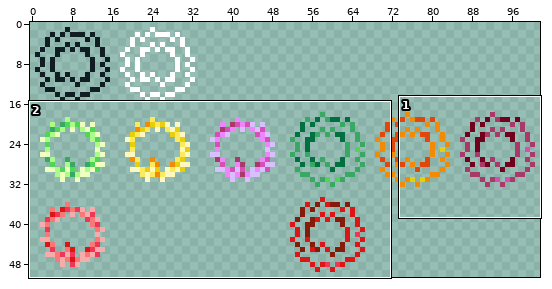
Sprite sheet -- Resources/Textures/Wreath.png. Above: a wide view before the commit, with the close-up outlined.
Close-up. First the earlier version:
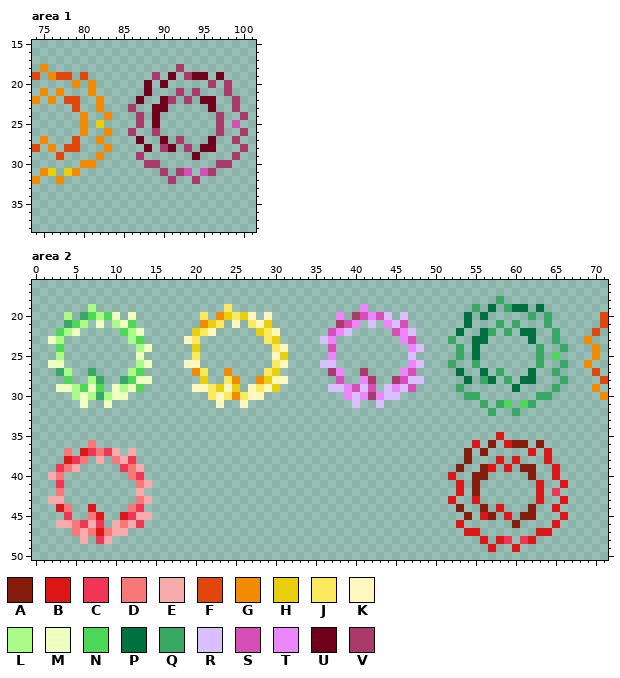
The file is 204x102 pixels, drawn in blocks of 2x2; one block is one cell here. Shown: area 1: x 74..101, y 15..38; area 2: x 0..71, y 16..50.
Palette (. is transparent): A #841b0b  B #dc1616  C #f13554  D #f87777  E #f5acab  F #e1470b  G #f38a03  H #e9ce0b  J #fbea5e  K #fff8be  L #aafc86  M #efffbf  N #4ed757  P #017041  Q #39a865  R #dabfff  S #d74eb7  T #ec86fc  U #70011d  V #a83969
After the commit:
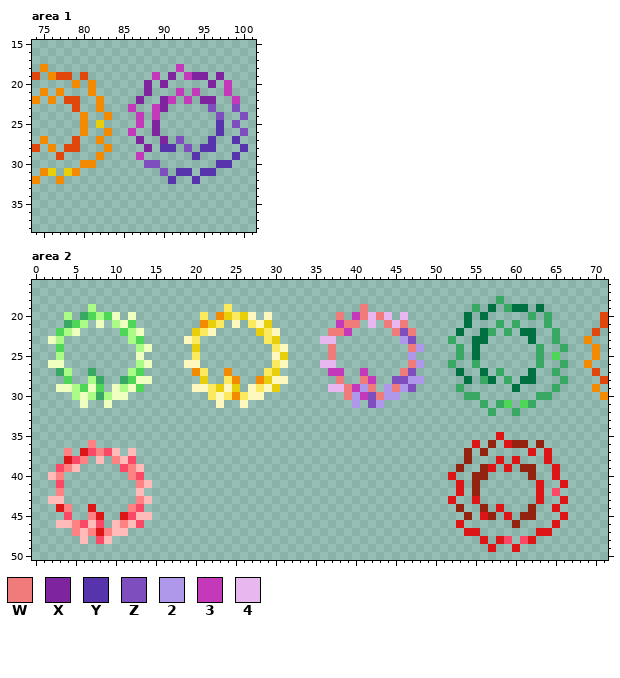
Colours new in this view: W #f07b7b  X #7e249e  Y #5734ac  Z #7e4ebf  2 #af97e9  3 #c439b9  4 #e9b7ef
Changes in this commit:
{"colour":"A","old":"#841b0b","new":"#932211"}
{"colour":"C","old":"#f13554","new":"#f94966"}
{"colour":"D","old":"#f87777","new":"#ff8282"}
{"colour":"E","old":"#f5acab","new":"#ffbbba"}
{"where": "area 1"}
{"y":18,"x":92,"old":"V","new":"3"}
{"y":19,"x":89,"old":"V","new":"3"}
{"y":19,"x":91,"old":"U","new":"X"}
{"y":19,"x":93,"old":"VUU","new":"3XX"}
{"y":19,"x":97,"old":"U","new":"X"}
{"y":20,"x":88,"old":"U","new":"X"}
{"y":20,"x":90,"old":"U","new":"X"}
{"y":20,"x":96,"old":"V","new":"X"}
{"y":20,"x":98,"old":"V","new":"3"}
{"y":21,"x":88,"old":"U","new":"X"}
{"y":21,"x":92,"old":"V","new":"3"}
{"y":21,"x":94,"old":"V","new":"3"}
{"y":21,"x":98,"old":"V","new":"3"}
{"y":22,"x":87,"old":"U","new":"X"}
{"y":22,"x":90,"old":"UV","new":"X3"}
{"y":22,"x":93,"old":"V","new":"3"}
{"y":22,"x":95,"old":"UU","new":"XX"}
{"y":22,"x":99,"old":"V","new":"3"}
{"y":23,"x":86,"old":"V","new":"3"}
{"y":23,"x":89,"old":"UU","new":"3X"}
{"y":23,"x":96,"old":"U","new":"Z"}
{"y":23,"x":99,"old":"V","new":"Z"}
{"y":24,"x":87,"old":"V","new":"3"}
{"y":24,"x":89,"old":"U","new":"3"}
{"y":24,"x":97,"old":"V","new":"Z"}
{"y":24,"x":100,"old":"V","new":"Z"}
{"y":25,"x":87,"old":"V","new":"3"}
{"y":25,"x":89,"old":"U","new":"X"}
{"y":25,"x":97,"old":"V","new":"Y"}
{"y":25,"x":99,"old":"S","new":"Z"}
{"y":26,"x":86,"old":"V","new":"3"}
{"y":26,"x":89,"old":"V","new":"X"}
{"y":26,"x":97,"old":"V","new":"Y"}
{"y":26,"x":100,"old":"V","new":"Z"}
{"y":27,"x":87,"old":"U","new":"X"}
{"y":27,"x":90,"old":"U","new":"X"}
{"y":27,"x":92,"old":"V","new":"Z"}
{"y":27,"x":96,"old":"U","new":"Y"}
{"y":27,"x":99,"old":"V","new":"Y"}
{"y":28,"x":88,"old":"U","new":"X"}
{"y":28,"x":90,"old":"VU","new":"YY"}
{"y":28,"x":93,"old":"V","new":"Z"}
{"y":28,"x":95,"old":"UU","new":"YY"}
{"y":28,"x":100,"old":"V","new":"Y"}
{"y":29,"x":87,"old":"V","new":"3"}
{"y":29,"x":94,"old":"U","new":"Y"}
{"y":29,"x":99,"old":"V","new":"Y"}
{"y":30,"x":88,"old":"VV","new":"ZZ"}
{"y":30,"x":97,"old":"VV","new":"YY"}
{"y":31,"x":90,"old":"V","new":"Z"}
{"y":31,"x":92,"old":"VS","new":"YY"}
{"y":31,"x":95,"old":"SV","new":"YY"}
{"y":32,"x":91,"old":"V","new":"Y"}
{"y":32,"x":94,"old":"V","new":"Y"}
{"where": "area 2"}
{"y":19,"x":41,"old":"T","new":"W"}
{"y":20,"x":38,"old":"T","new":"W"}
{"y":20,"x":40,"old":"VSTSR","new":"3W4W4"}
{"y":20,"x":46,"old":"R","new":"4"}
{"y":21,"x":38,"old":"VST","new":"3WW"}
{"y":21,"x":42,"old":"R","new":"4"}
{"y":21,"x":44,"old":"TRS","new":"W4W"}
{"y":22,"x":37,"old":"STR","new":"WW3"}
{"y":22,"x":45,"old":"STR","new":"WZW"}
{"y":23,"x":36,"old":"RT","new":"44"}
{"y":23,"x":46,"old":"TS","new":"2Z"}
{"y":24,"x":37,"old":"S","new":"W"}
{"y":24,"x":47,"old":"TR","new":"W2"}
{"y":25,"x":37,"old":"T","new":"W"}
{"y":25,"x":47,"old":"R","new":"2"}
{"y":26,"x":36,"old":"RR","new":"44"}
{"y":26,"x":47,"old":"TR","new":"W2"}
{"y":27,"x":37,"old":"VT","new":"33"}
{"y":27,"x":41,"old":"V","new":"3"}
{"y":27,"x":46,"old":"TS","new":"WZ"}
{"y":28,"x":38,"old":"S","new":"W"}
{"y":28,"x":41,"old":"TV","new":"W3"}
{"y":28,"x":45,"old":"VSRR","new":"ZZ22"}
{"y":29,"x":37,"old":"RRTSRS","new":"44W32W"}
{"y":29,"x":44,"old":"RTRS","new":"2W2Z"}
{"y":30,"x":39,"old":"TRTVTRR","new":"W23ZW22"}
{"y":31,"x":40,"old":"R","new":"2"}
{"y":31,"x":42,"old":".R","new":"Z2"}
